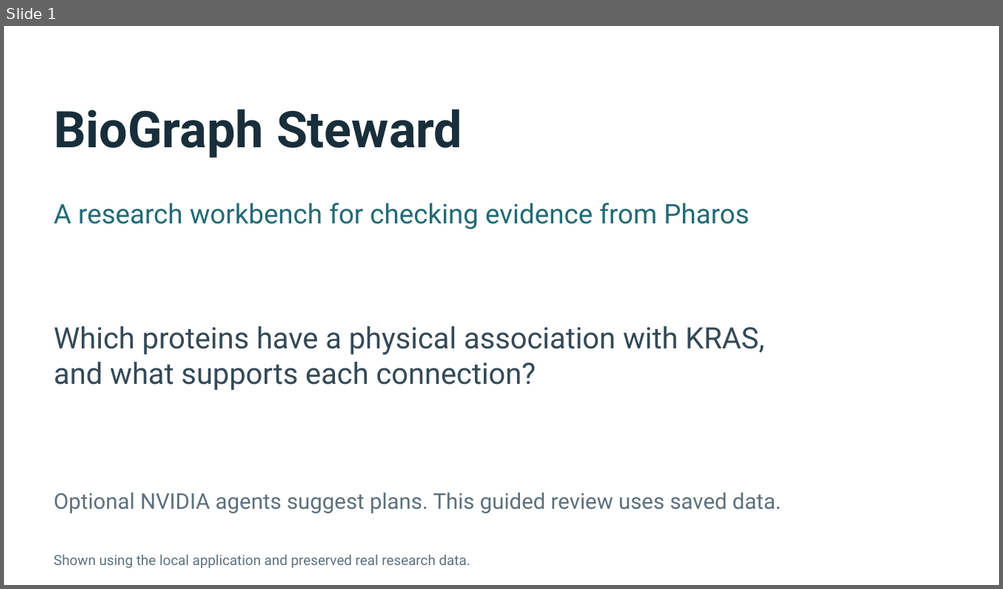
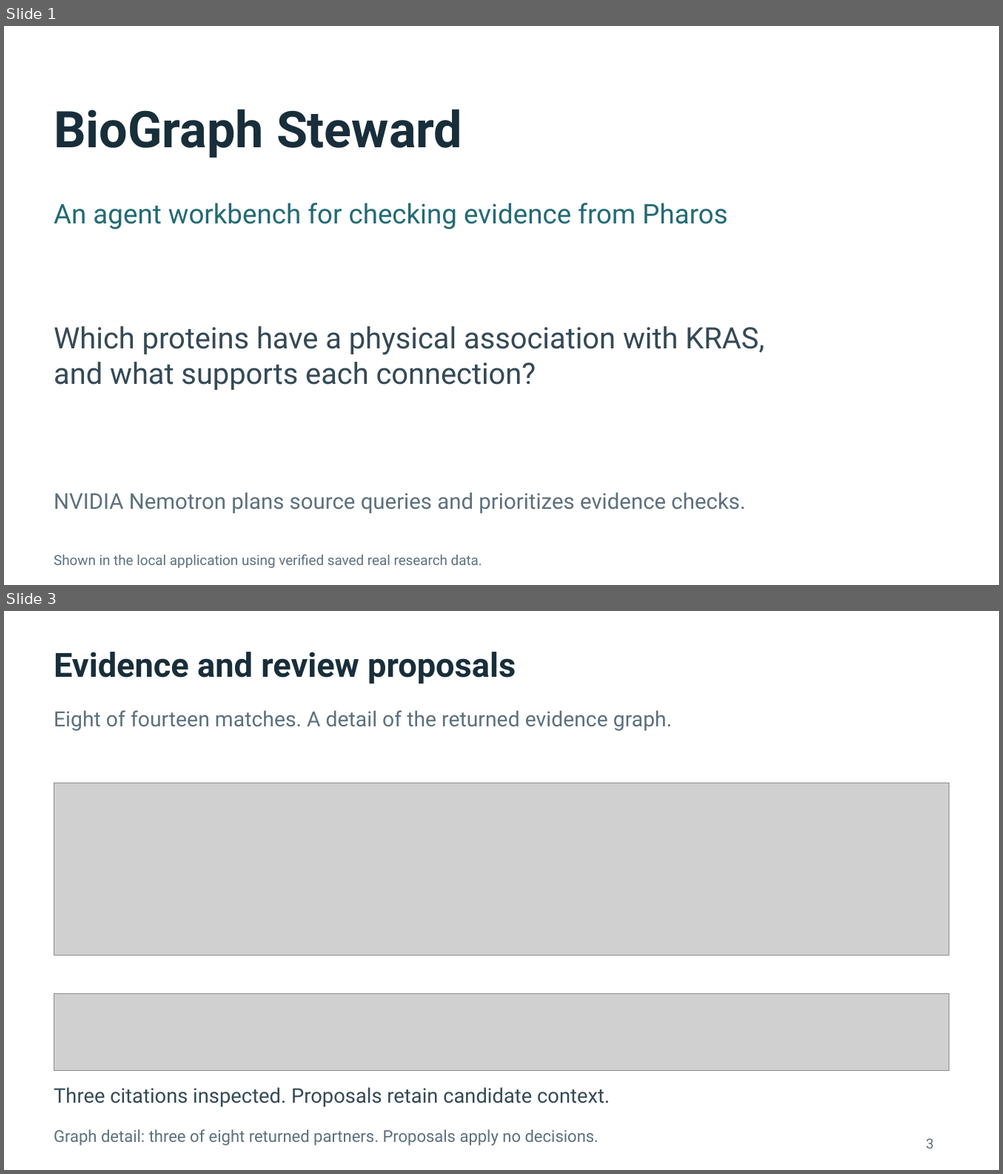
Before and after one commit to mdomagalski/biograph-steward, a slide deck: output/presentations/BioGraph_Steward_Overview.pptx. Shown one above the other, each under a label of ours: slide 1 before the commit, slides 1 and 3 after it; the slides between them are not shown. The pictures are 1003x589 and 1003x1174 pixels, drawn with LibreOffice and Linux fonts; fonts in the diff are those of the drawing; grey boxes stand for pictures. Boxes give left, top, right and bottom in pixels: in the first picture for what was removed or moved away, otherwise in the second. Text is boxed around its words. In the diff, an @@ line names an element or a change of style, - is before the commit and + after.

Commit message:
Deliver source-agent reviewer workflow, demo and team guide

```diff
--- a/output/presentations/BioGraph_Steward_Overview.pptx
+++ b/output/presentations/BioGraph_Steward_Overview.pptx
@@ slide 3 added at (4,611,999,1170), background #FFFFFF @@
@@ text added at (54,652,515,684), 32.2 pt, text #182E3A, bold @@
+Evidence and review proposals
@@ text added at (54,710,671,731), 20.2 pt, text #5C707D @@
+Eight of fourteen matches. A detail of the returned evidence graph.
@@ picture added at (54,783,949,956) @@
@@ picture added at (54,994,949,1071) @@
@@ text added at (54,1088,609,1108), 19.5 pt, text #344956 @@
+Three citations inspected. Proposals retain candidate context.
@@ text added at (54,1130,598,1146), 15.8 pt, text #5C707D @@
+Graph detail: three of eight returned partners. Proposals apply no decisions.
@@ text added at (925,1139,933,1149), 13.5 pt, text #5C707D @@
+3
@@ slide 1 changed as well @@
@@ text at (54,203,727,230): text changed @@
-A research workbench for checking evidence from Pharos
+An agent workbench for checking evidence from Pharos
@@ text at (54,493,745,514): text changed @@
-Optional NVIDIA agents suggest plans. This guided review uses saved data.
+NVIDIA Nemotron plans source queries and prioritizes evidence checks.
@@ text at (54,554,482,568): text changed @@
-Shown using the local application and preserved real research data.
+Shown in the local application using verified saved real research data.
```
Also in this commit, not shown: 5 other slides changed, 1 slide removed, 39 other files.
